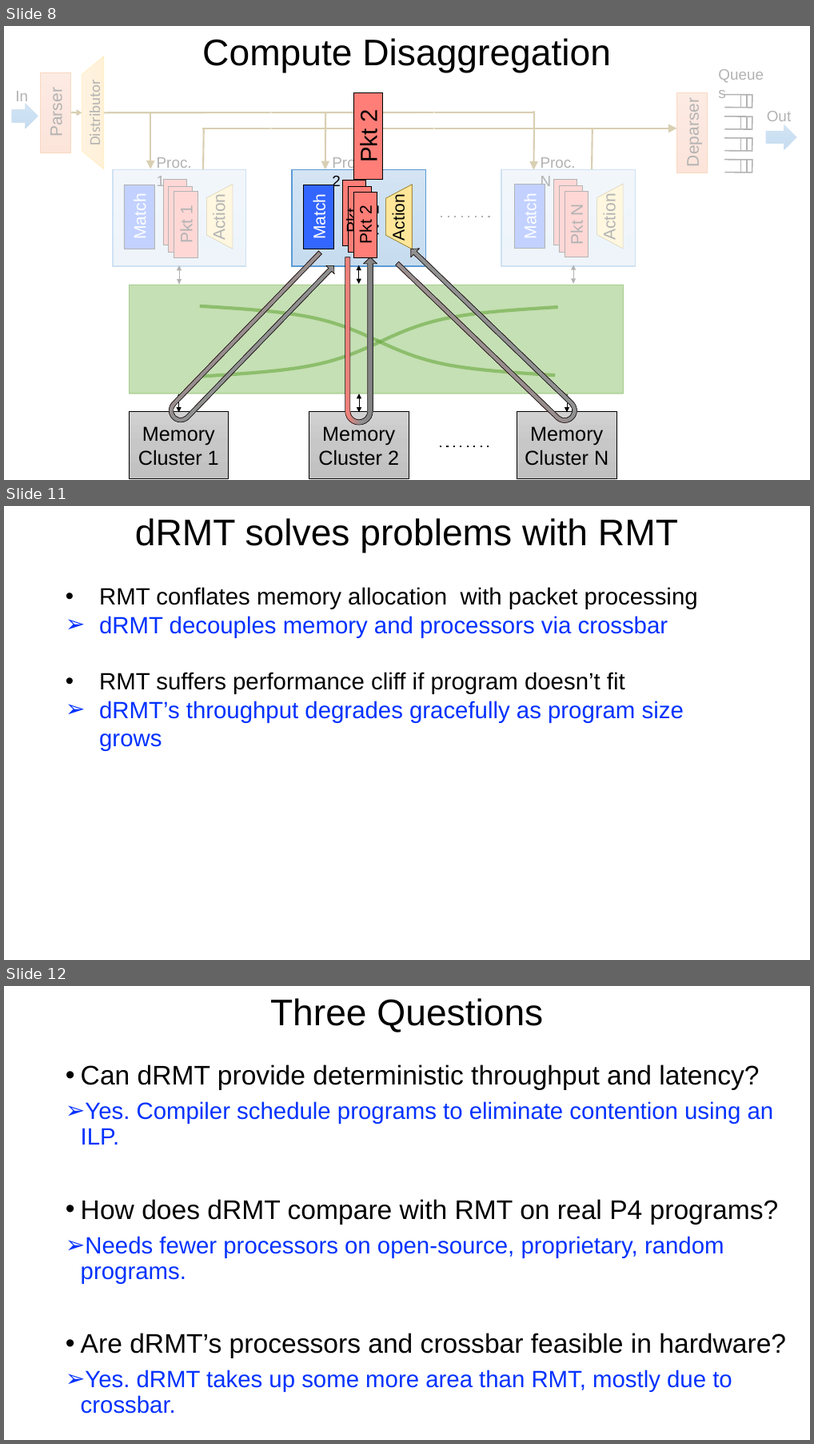
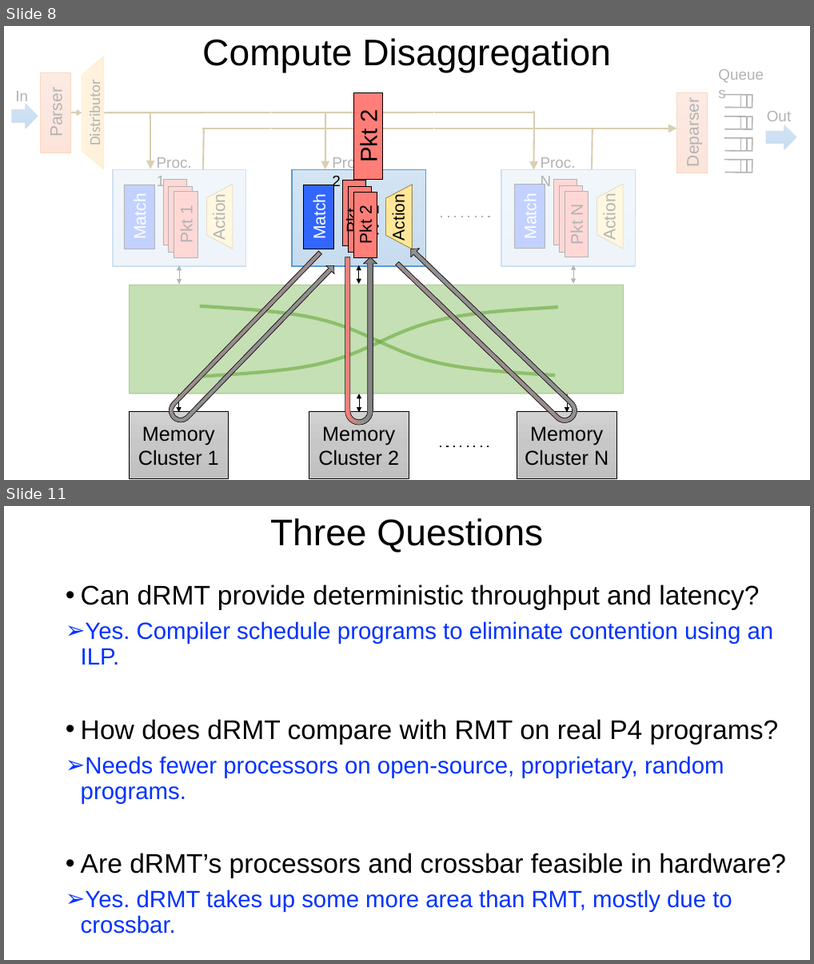
Before and after one commit to anirudhSK/drmt_talk, a slide deck: drmt_sigcomm.pptx. Shown one above the other, each under a label of ours: slides 8, 11 and 12 before the commit, slides 8 and 11 after it; the slides between them are not shown. The pictures are 814x1444 and 814x964 pixels, drawn with LibreOffice and Linux fonts; fonts in the diff are those of the drawing. Boxes give left, top, right and bottom in pixels: in the first picture for what was removed or moved away, otherwise in the second. Text is boxed around its words. In the diff, an @@ line names an element or a change of style, - is before the commit and + after.

Commit message:
Write through end of slide 11

```diff
--- a/drmt_sigcomm.pptx
+++ b/drmt_sigcomm.pptx
@@ slide 11 removed at bbox=[4, 506, 810, 960], background #FFFFFF @@
@@ title removed at bbox=[135, 518, 678, 553] @@
-dRMT solves problems with RMT
@@ text removed at bbox=[99, 587, 698, 751] @@
-• RMT conflates memory allocation with packet processing
-➢ dRMT decouples memory and processors via crossbar
-• RMT suffers performance cliff if program doesn’t fit
-➢ dRMT’s throughput degrades gracefully as program size grows
@@ what was slide 12 is now slide 11 @@
```
Also in this commit, not shown: 2 slides changed.
